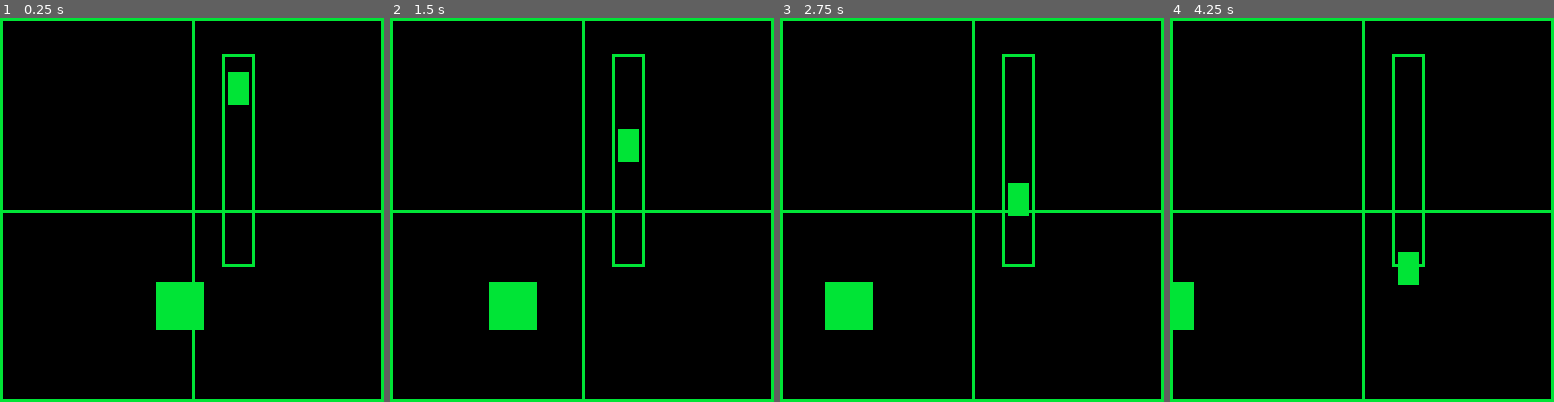
Above: before the commit, frames 1-4 (left to right).
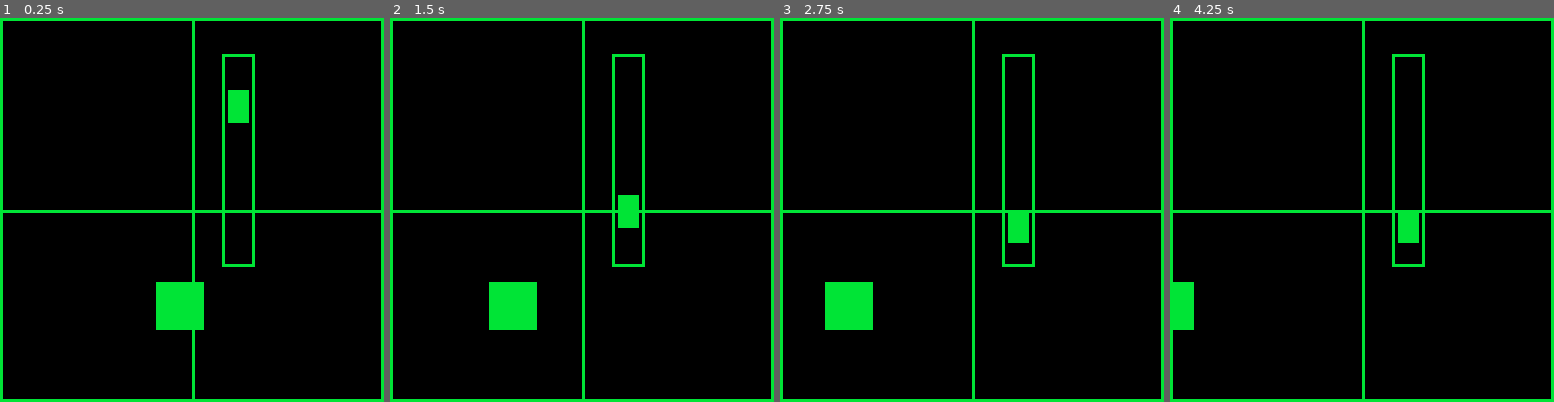
Above: after the commit, the same moments.

Repository: getJv/novice_summer_jam_2
Game: PICO-8 cartridge w_box.p8
Same seed, same stepped clock (60 frames per second), same inputs: the game is played once before the commit and once after it.
Inputs:
- Up to frame 1 (0.25 s): no input
- Up to frame 2 (1.5 s): tap O (Z key) at 0.7 s
- Up to frame 3 (2.75 s): tap O (Z key) at 1.7, 2.1, 2.5 s
- Up to frame 4 (4.25 s): tap O (Z key) every 0.4 s from 2.9 to 4.1 s

The runs differ from the first frame. In frame 1, 0.5% of the frame differs, in the area x 59-65%, y 14-28%; in frame 2, 0.9%, in the area x 59-65%, y 28-55%; in frame 3, 0.8%; in frame 4, 0.9%.

Commit message:
feat: add player pad control

Diff:
--- a/pad_frame.lua
+++ b/pad_frame.lua
@@ -6,12 +6,46 @@
     w = (pad_frame.x + pad_margin) + 6, -- 6 is the max width
     h = 10
 }
+pad_down_force = 5
+pad_up_force = 0
+function update_pad_frame()
+
+    local next_y = pad.y
+
+    -- player action
+    if (btn(4)) then
+        pad_up_force = pad_down_force
+    else
+        pad_up_force = 0
+    end
+
+    -- apply gravity
+    if(can_update(4)) then
+        next_y = next_y + pad_down_force
+    end
 
 
-function update_pad_frame()
-    if(can_update(2)) then
-        pad.y = pad.y + 1
+    if(pad_frame_top_bottom_collision(next_y)) then
+        return
     end
+
+    pad.y = next_y - pad_up_force
+end
+
+function pad_frame_top_bottom_collision(next_y)
+
+    local pad_bottom_y = next_y + pad.h
+    local pad_frame_bottom_y = pad_frame.y + pad_frame.h
+    local hit_pad_frame_bottom = pad_bottom_y > pad_frame_bottom_y
+
+    local pad_top_y = next_y - pad_margin *2
+    local hit_pad_frame_top = pad_top_y < pad_frame.y
+
+    if( hit_pad_frame_bottom or hit_pad_frame_top ) then
+        return true
+    end
+    return false
+
 end
 
 function draw_pad_frame()
